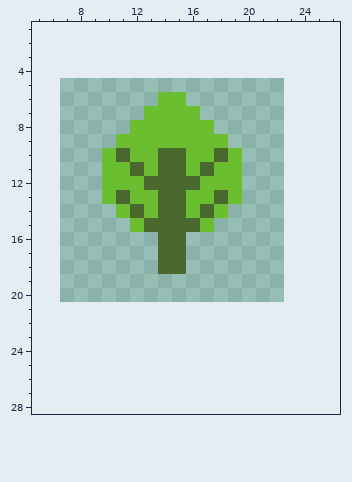
Pixel-art file: img/item/items.ase. The picture above is the old version.
16x16 pixels, 1 frame. Shown: x 5..26, y 1..28. The old version is drawn lined up with the new one, on the new canvas.
After the commit:
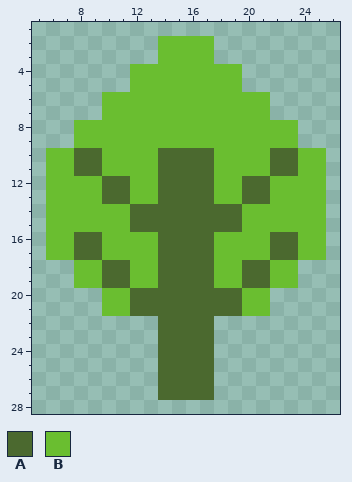
Palette (. is transparent): A #4b692f  B #6abe30
The commit says: Add physics node to mechanism and item
Diff:
canvas 16x16 -> 32x32, the old top-left corner now at 7,5
y 2..3: x 14..17 .... -> BBBB
y 4..5: x 12..19 ........ -> BBBBBBBB
y 6: x 10..13 .... -> BBBB; x 16..21 ...... -> BBBBBB
y 7: x 10..12 ... -> BBB; x 17..21 ..... -> BBBBB
y 8: x 8..11 .... -> BBBB; x 18..23 ...... -> BBBBBB
y 9: x 8..10 ... -> BBB; x 19..23 ..... -> BBBBB
y 10: x 6..9 .... -> BBAA; x 11 A -> B; x 16..18 BBA -> AAB; x 20..25 ...... -> BBAABB
y 11: x 6..9 .... -> BBAA; x 12 A -> B; x 16 B -> A; x 20..25 ...... -> BBAABB
y 12: x 6..11 ....BB -> BBBBAA; x 13 A -> B; x 17 B -> A; x 20..25 ...... -> AABBBB
y 13: x 6..10 ....B -> BBBBA; x 16..18 BBA -> AAB; x 20..25 ...... -> AABBBB
y 14: x 6..10 ..... -> BBBBB; x 13 B -> A; x 16 B -> A; x 18..25 B....... -> AABBBBBB
y 15: x 6..12 ......B -> BBBBBBA; x 17..25 B........ -> AAABBBBBB
y 16..17: x 6..13 ........ -> BBAABBBB; x 16..25 .......... -> AABBBBAABB
y 18: x 8..13 ...... -> BBAABB; x 16..23 ........ -> AABBAABB
y 19: x 8..23 ................ -> BBAABBAAAABBAABB
y 20..21: x 10..21 ............ -> BBAAAAAAAABB
y 22..27: x 14..17 .... -> AAAA
Pixel boxes of the changes (left, top, right, bottom) in both pictures:
changed: (46, 36, 326, 400)
